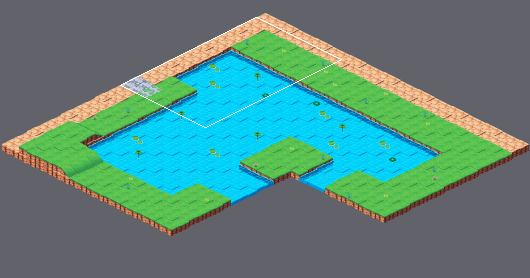
Level history. Tiled map (JSON): assets/maps/test.json. The first picture is a wide view before the edit; the outline marks the close-up.
Close-up. Earlier state:
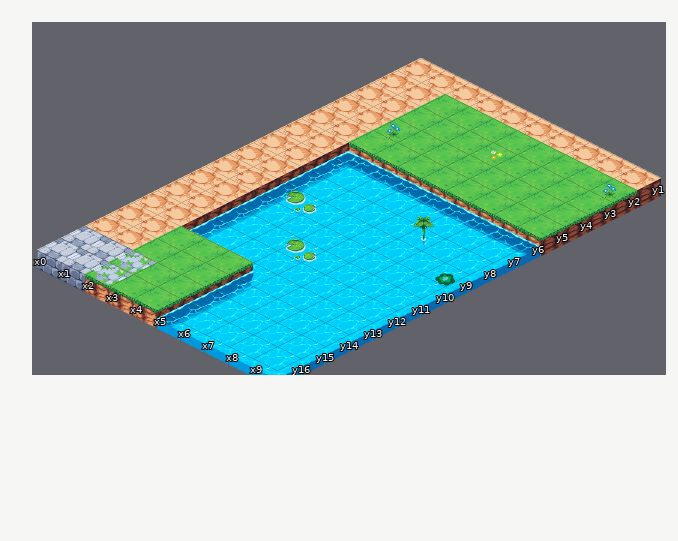
Cells are 80x40 px. Isometric: x runs down to the right, y down to the left. Shown: x 0..9, y 1..16. Layer "Tile Layer 1" is drawn 0,30 px off the grid.
Once edited:
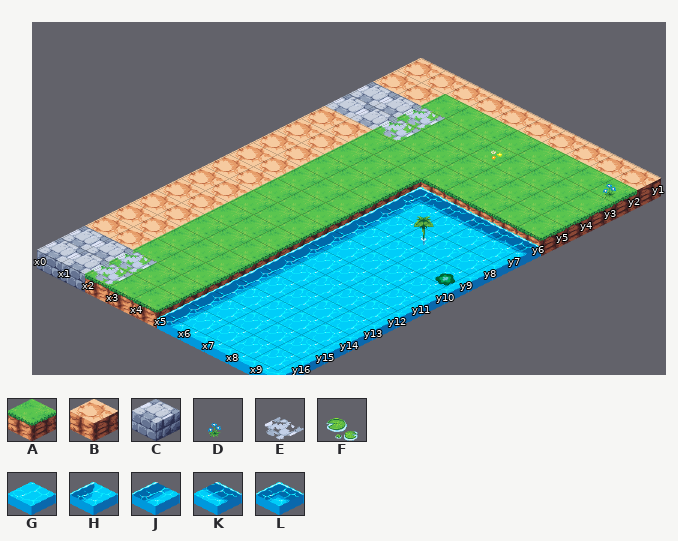
Key: from "tiles": A 0, B 1, C 4, D 16, E 33, F 34, G 40, H 41, J 42, K 43, L 45.
_ is an empty cell.
Diff:
Layer "Tile Layer 1":
Tile A replaces tile G in rows 7 to 12 at x 3 to 4.
Tile A replaces tile J in rows 7 to 12 at x 2.
Tile A replaces tile K in row 6 at x 3 to 4.
Tile A replaces tile L in row 6 at x 2.
Tile C replaces tile B in rows 3 to 4 at x 0 to 1.
Tile J replaces tile G in rows 7 to 12 at x 5.
Tile J replaces tile H in row 13 at x 5.
Tile L replaces tile K in row 6 at x 5.
Layer "Tile Layer 2":
Tile E replaces tile D in row 4 at x 2.
Tile E is added in row 3 at x 2.
The edit erases tile F in row 9 at x 3; in row 11 at x 5.
Where, in picture pixels (left, top, right, bottom), the same in both close-ups:
changed: (181, 82, 445, 291)
